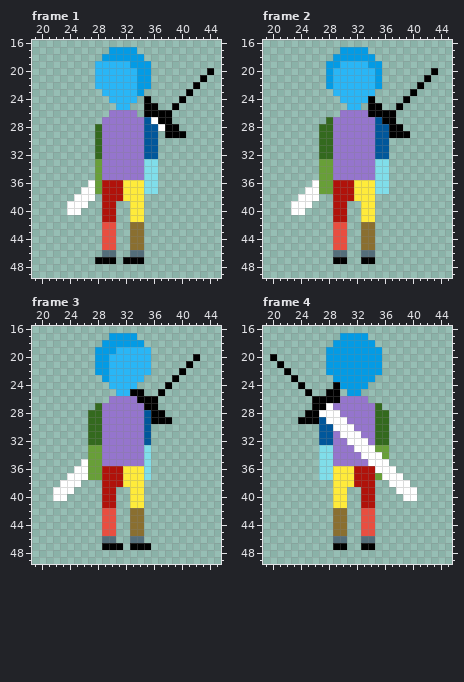
One commit to this pixel-art file: TinyRPG/Assets/Art/Player/32x32 Player/Player.aseprite. The first picture shows the starting point.
64x64 pixels, 4 frames. Shown: frame 1: x 19..45, y 16..49; frame 2: x 19..45, y 16..49; frame 3: x 19..45, y 16..49; frame 4: x 19..45, y 16..49.
After the commit:
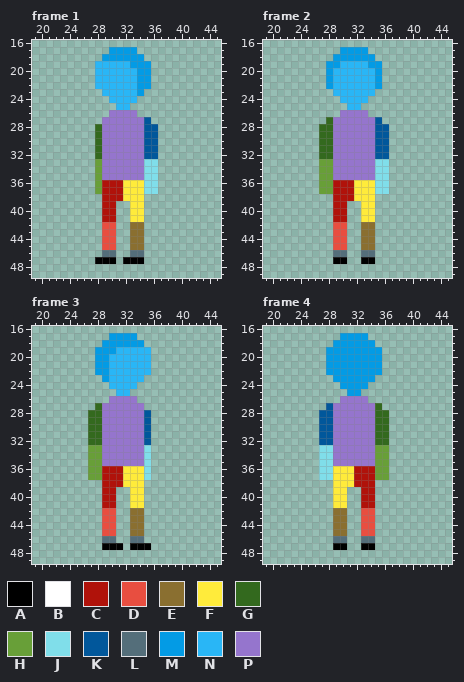
Palette (. is transparent): A #000000  B #ffffff  C #b0120a  D #e84e40  E #8a6f30  F #ffeb3b  G #33691e  H #689f38  J #80deea  K #01579b  L #546e7a  M #039be5  N #29b6f6  P #9575cd
Edits made:
layer "B Sword" now hidden
layer "Chest" added
layer "Right Arm (Green)" added
layer "Left Arm (Blue)" added
layer "F Sword" now hidden
layer "Player" removed
Changed rows in their new state; - is an unchanged pixel.
Frame 1:
first column x 35:
20 ---------.
21 --------.-
22 -------.--
23 ------.---
24 .----.----
25 ..--.-----
26 ....------
27 -...------
28 --...-----
29 ---...----
first column x 24:
36 ---.
37 --..
38 -...
39 ...-
40 ..--
Frame 2:
first column x 34:
20 ---------.
21 --------.-
22 -------.--
23 ------.---
24 .----.----
25 ..--.-----
26 ....------
27 --..------
28 ---..-----
29 ---...----
first column x 23:
36 ---.
37 --..
38 -...
39 ...-
40 ..--
Frame 3:
first column x 33:
20 ---------.
21 --------.-
22 -------.--
23 ------.---
24 -----.----
25 ..--.-----
26 -...------
27 --..------
28 ---..-----
29 ---...----
first column x 22:
35 ----.
36 ---..
37 --...
38 -...-
39 ...--
40 ..---
Frame 4:
first column x 20:
20 .--------------------
21 -.-------------------
22 --.------------------
23 ---.-----------------
24 ----.----.-----------
25 -----.--..-----------
26 ------....-----------
27 ------..K------------
28 -----..KKP-----------
29 ----...-KPP----------
30 ---------PPP---------
31 ----------PPP--------
32 -----------PPP-------
33 ------------PPP------
34 -------------PPH-----
35 --------------PHH----
36 ---------------HH.---
37 ----------------H..--
38 -----------------...-
39 ------------------...
40 -------------------..
